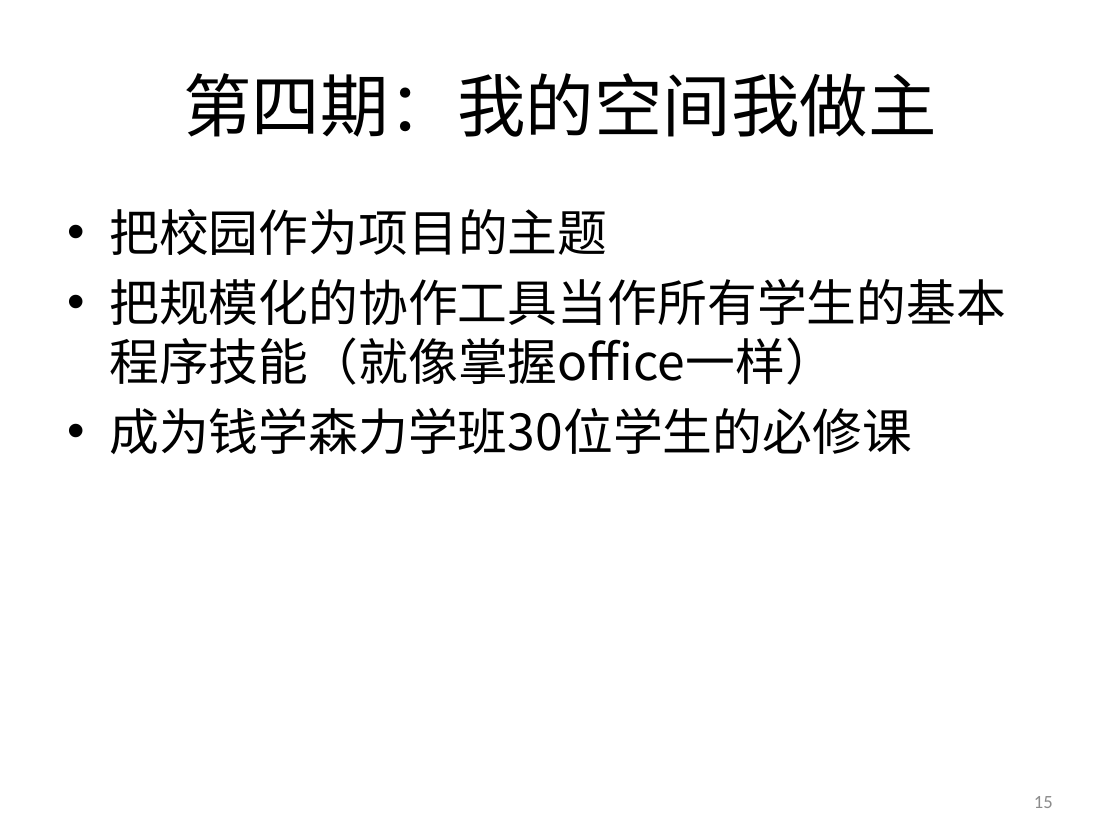
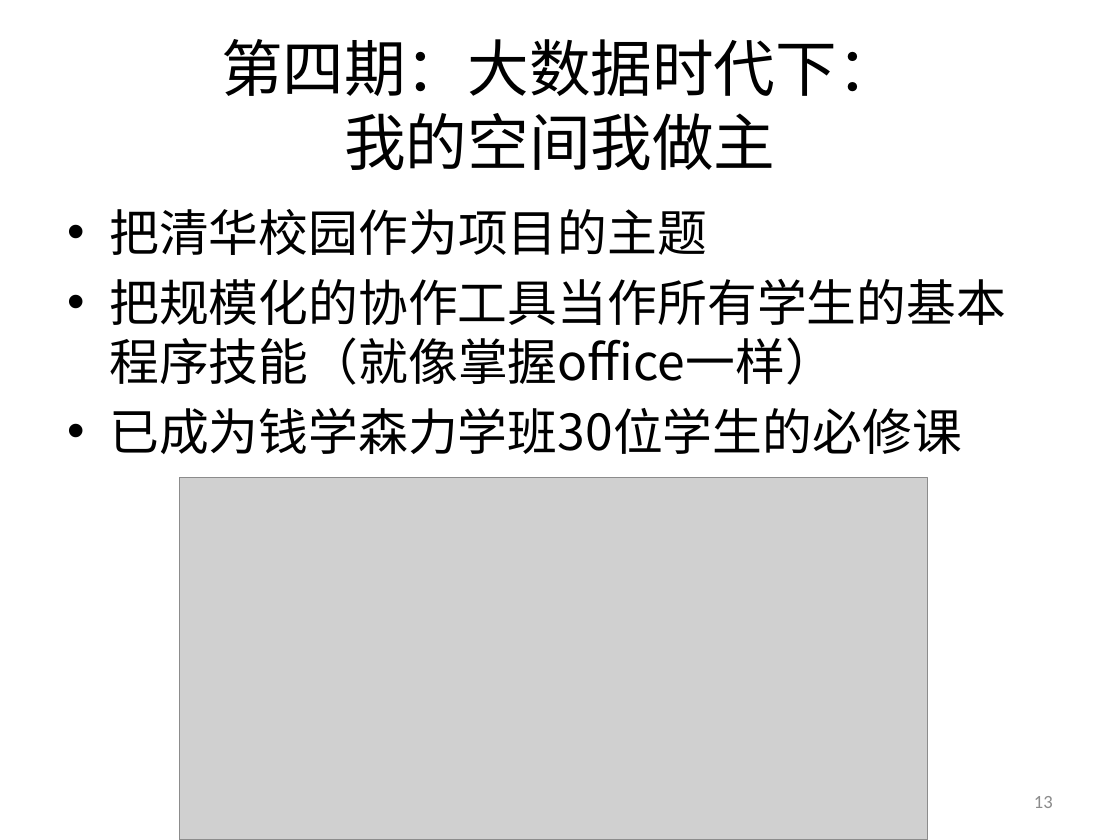
Before and after one commit to woodyme/2014JanXLP, a slide deck: slide 13 of 课程方案/XLP_WorkFLow_CHN.pptx (slide 15 before the commit). Drawn at 1120x840 pixels with LibreOffice and Linux fonts; fonts in the diff are those of the drawing; grey boxes stand for pictures; background and template pictures are left out. Boxes give left, top, right and bottom in pixels: in the first picture for what was removed or moved away, otherwise in the second. Text is boxed around its words. In the diff, an @@ line names an element or a change of style, - is before the commit and + after.

```diff
--- a/课程方案/XLP_WorkFLow_CHN.pptx
+++ b/课程方案/XLP_WorkFLow_CHN.pptx
@@ title at (x1=221, y1=39, x2=899, y2=170): text changed; size 44 to 39.6 pt @@
-第四期：我的空间我做主
+第四期：大数据时代下：
+我的空间我做主
@@ text at (x1=109, y1=209, x2=707, y2=255): text changed @@
-• 把校园作为项目的主题
+• 把清华校园作为项目的主题
@@ text at (x1=109, y1=408, x2=962, y2=454): text changed @@
-• 成为钱学森力学班30位学生的必修课
+• 已成为钱学森力学班30位学生的必修课
@@ picture added at (x1=179, y1=477, x2=927, y2=840) @@
@@ page number at (x1=1034, y1=796, x2=1053, y2=808): text changed @@
-15
+13
```
Also in this commit, not shown: 10 other slides changed, 1 slide removed.
